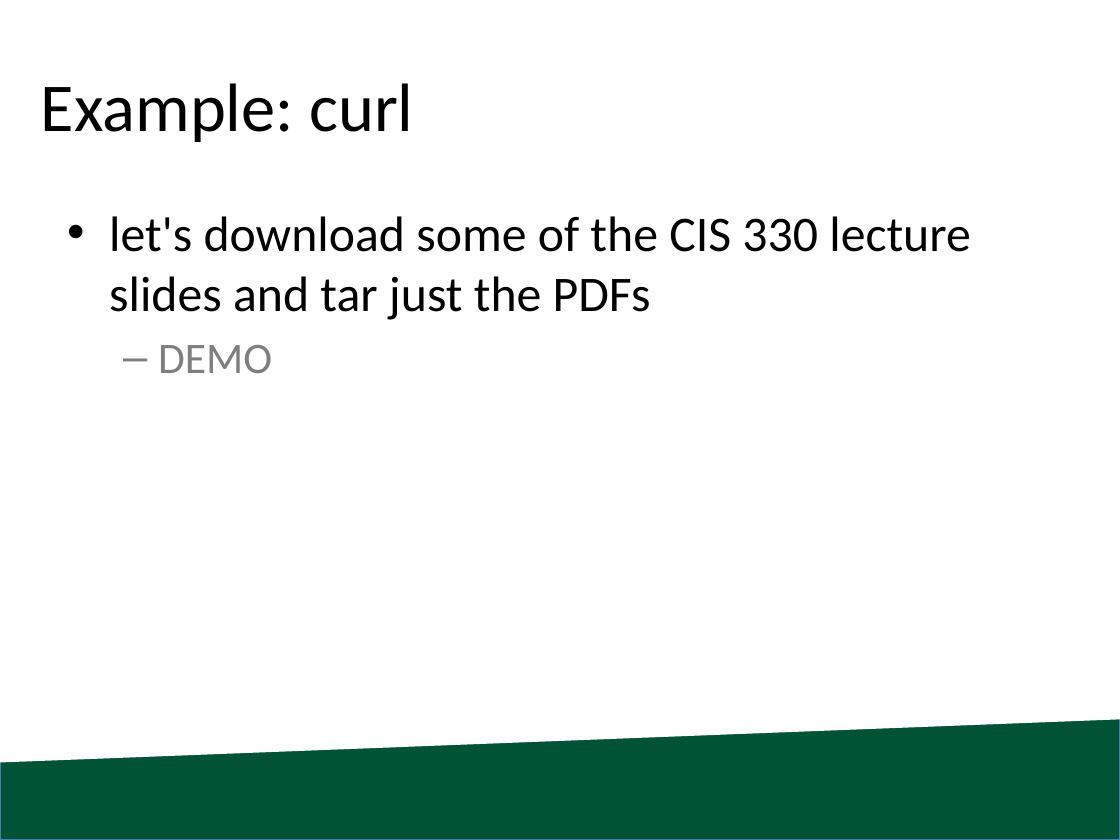
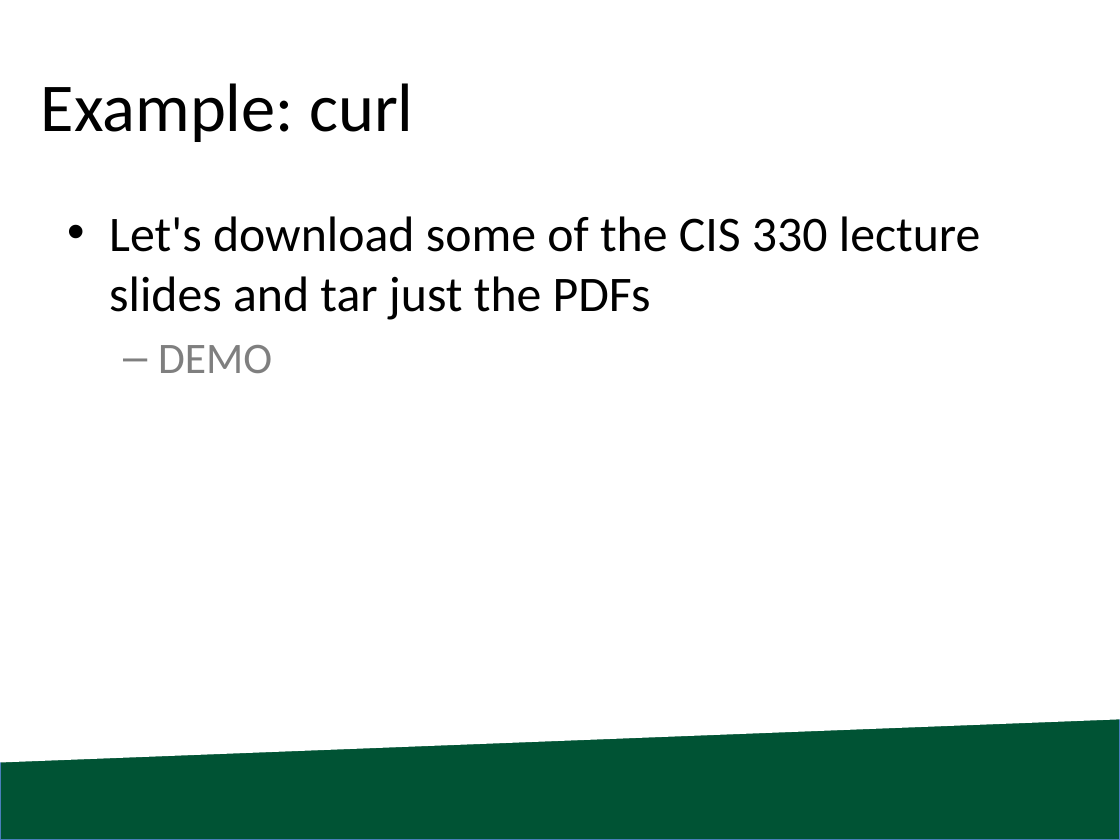
Before and after one commit to blessley/cis330, a slide deck: slide 20 of lab2/CIS330_S18_Lab2.pptx (slide 19 before the commit). Drawn at 1120x840 pixels with LibreOffice and Linux fonts; fonts in the diff are those of the drawing; background and template pictures are left out. Boxes give left, top, right and bottom in pixels: in the first picture for what was removed or moved away, otherwise in the second. Text is boxed around its words. In the diff, an @@ line names an element or a change of style, - is before the commit and + after.

```diff
--- a/lab2/CIS330_S18_Lab2.pptx
+++ b/lab2/CIS330_S18_Lab2.pptx
@@ text at (109,216,980,320): text changed @@
-• let's download some of the CIS 330 lecture slides and tar just the PDFs
+• Let's download some of the CIS 330 lecture slides and tar just the PDFs
```
Also in this commit, not shown: 5 other slides changed, 1 slide added, 5 other files.
